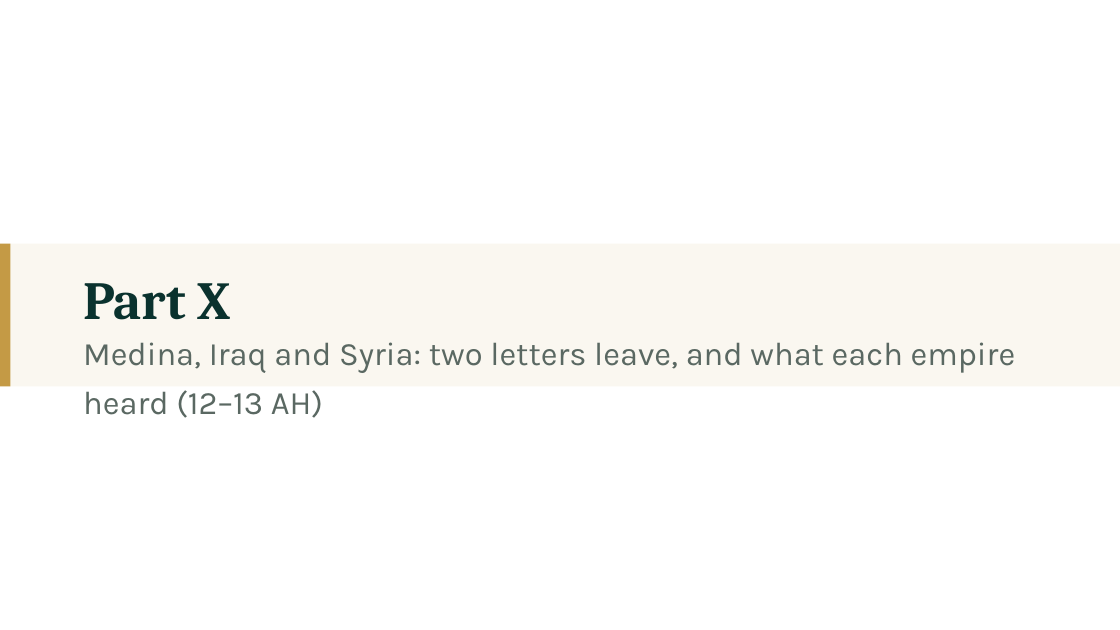
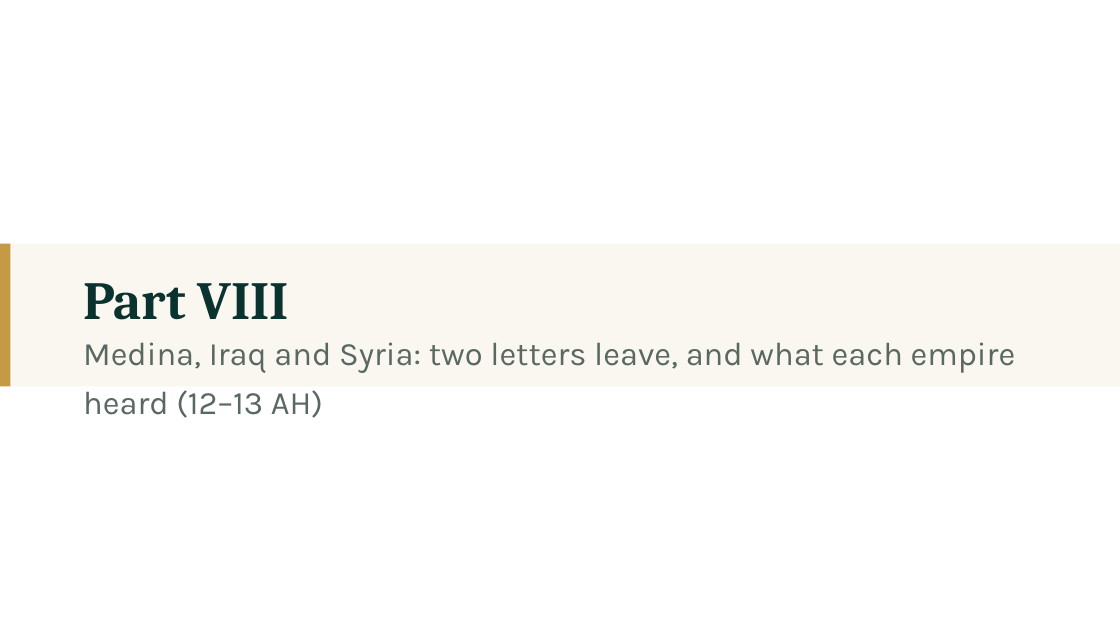
Before and after one commit to daniyalyasin93/2026SeptemberIslamicHistoryClass, a slide deck: slide 92 of S06_hadramawt_bahrayn/S06.pptx (slide 102 before the commit). Drawn at 1120x630 pixels with LibreOffice and Linux fonts; fonts in the diff are those of the drawing. Boxes give left, top, right and bottom in pixels: in the first picture for what was removed or moved away, otherwise in the second. Text is boxed around its words. In the diff, an @@ line names an element or a change of style, - is before the commit and + after.

```diff
--- a/S06_hadramawt_bahrayn/S06.pptx
+++ b/S06_hadramawt_bahrayn/S06.pptx
@@ text at box(83, 283, 289, 320): text changed @@
-Part X
+Part VIII
```
Also in this commit, not shown: 6 other slides changed, 2 slides added, 12 slides removed, 18 other files.
